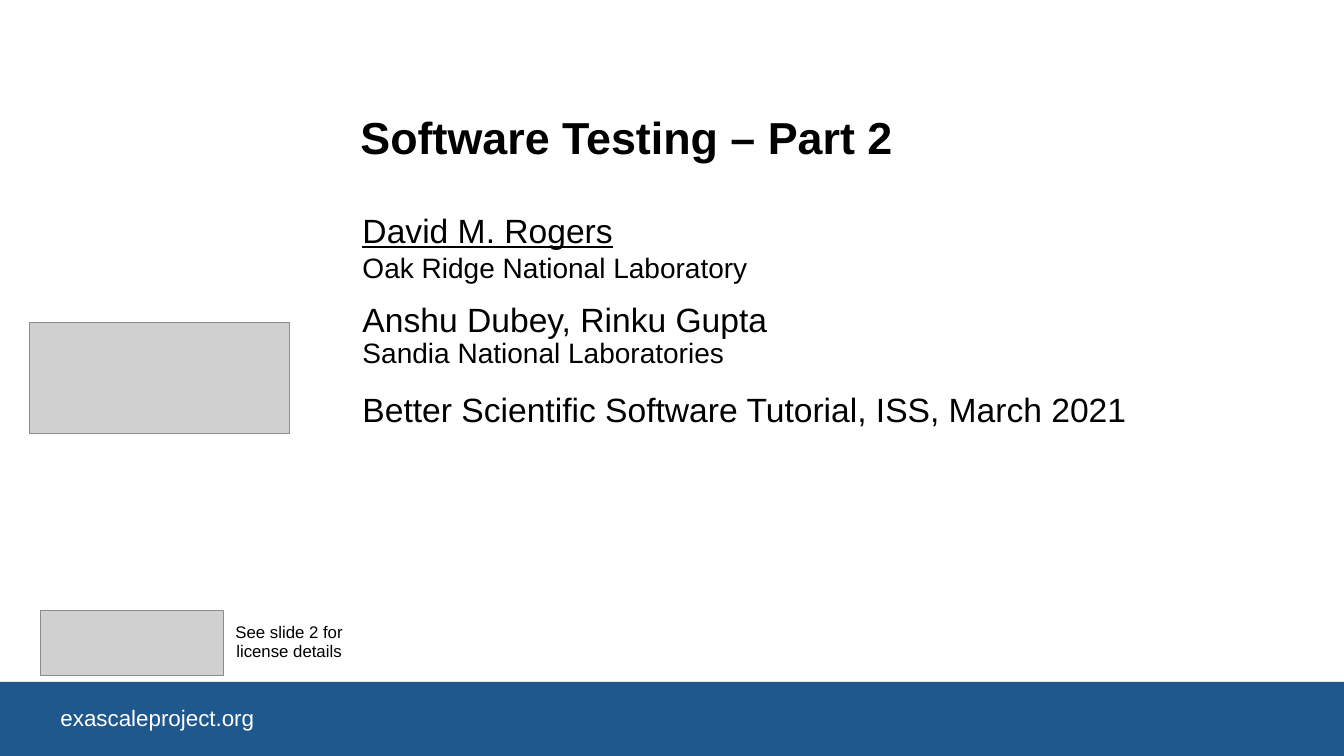
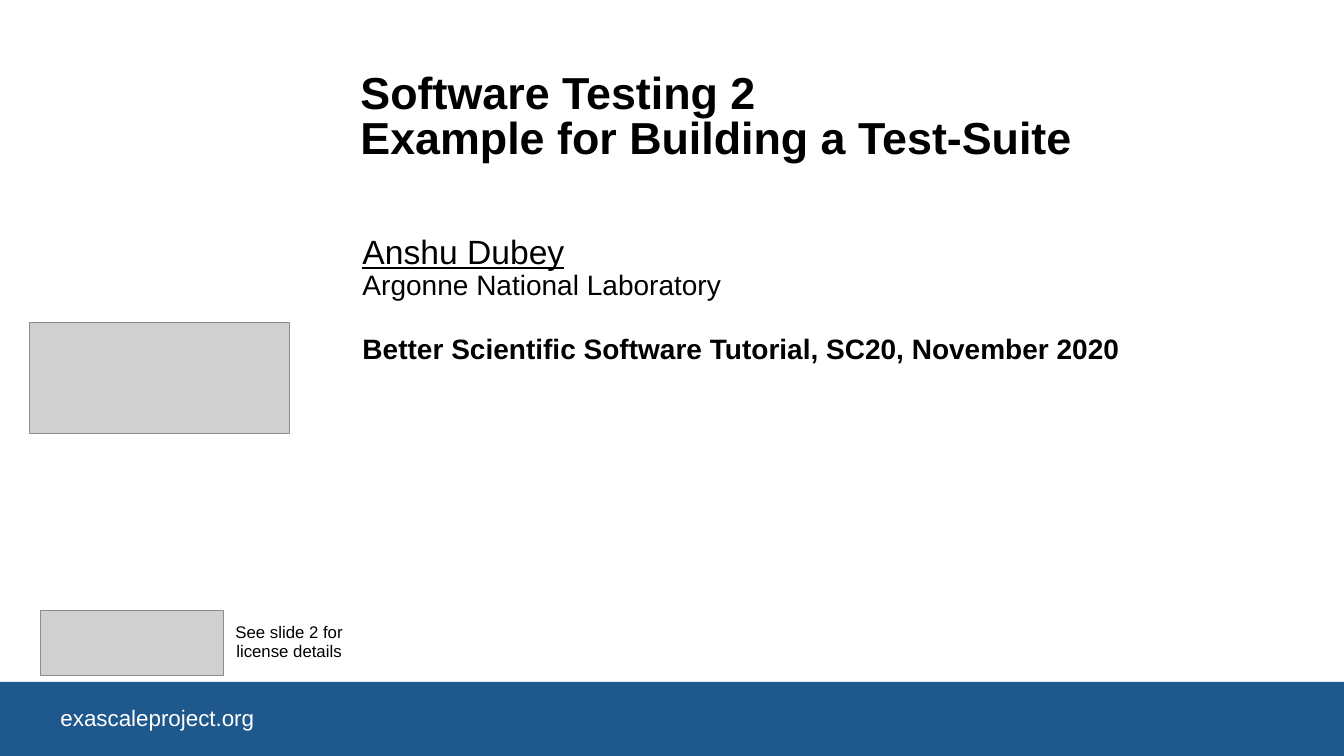
Before and after one commit to bssw-tutorial/presentations, a slide deck: slide 1 of final-presentations/2021-04-12-ecpam/03-testing2.pptx. Drawn at 1344x756 pixels with LibreOffice and Linux fonts; fonts in the diff are those of the drawing; grey boxes stand for pictures; background and template pictures are left out. Boxes give left, top, right and bottom in pixels: in the first picture for what was removed or moved away, otherwise in the second. Text is boxed around its words. In the diff, an @@ line names an element or a change of style, - is before the commit and + after.

```diff
--- a/final-presentations/2021-04-12-ecpam/03-testing2.pptx
+++ b/final-presentations/2021-04-12-ecpam/03-testing2.pptx
@@ title at [360,76,1071,163]: text changed @@
-Software Testing – Part 2
+Software Testing 2
+Example for Building a Test-Suite
@@ subtitle at [362,239,1119,364]: text changed; size 24 to 20 pt; bold on @@
-David M. Rogers
-Oak Ridge National Laboratory
-Anshu Dubey, Rinku Gupta
-Sandia National Laboratories
-Better Scientific Software Tutorial, ISS, March 2021
+Anshu Dubey
+Argonne National Laboratory
+Better Scientific Software Tutorial, SC20, November 2020
```
Also in this commit, not shown: 7 other slides changed, 7 slides removed, 1 other file.
